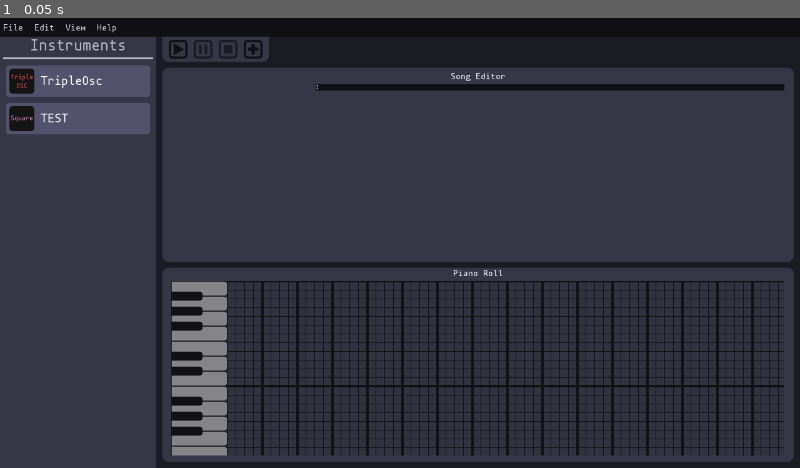
Above: before the commit, frame 1.
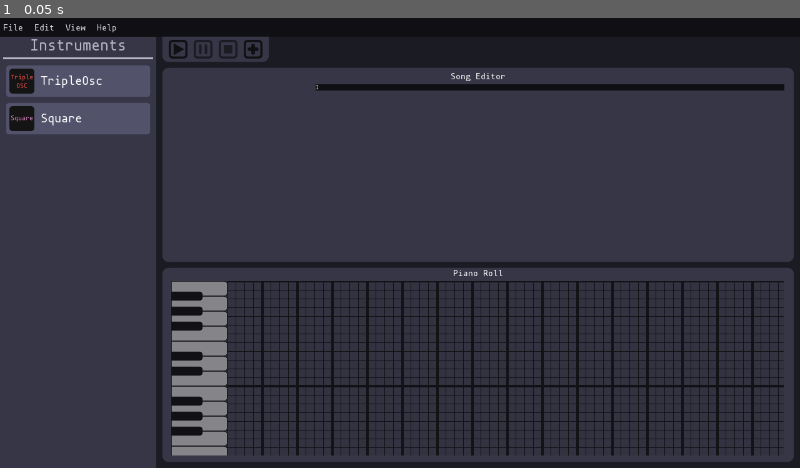
Above: after the commit, the same moment.

Repository: QuadCubedStudios/GoDAW
Game: Godot game, scene res://Main.tscn
The game is run twice, just before and just after one commit, with the same random seed, the same clock (stepped at 60 frames per second) and the same inputs.
Inputs:
- Up to frame 1 (0.05 s): no input

The runs differ from the first frame. In frame 1, less than 0.1% of the frame differs, in the area x 5-11%, y 21-24%.

Commit message:
Conflicts

Diff:
--- a/Instruments/TEST/instrument.gd
+++ b/Instruments/Square/instrument.gd
@@ -1,6 +1,6 @@
 extends Instrument
 
-func _init().("TEST"):
+func _init().("Square"):
 	pass
 
 func waveform(t, freq):
--- a/Main.gd
+++ b/Main.gd
@@ -37,20 +37,6 @@
 	Global.piano_roll.rect_position.y = ((OS.window_size.y-80)/2)+80
 	Global.piano_roll.rect_size.y = ((OS.window_size.y-80)/2)-10
 
-#	player.play()
-
-#func _process(delta):
-	time *= bpm/60.0
-#	var events:Array = pattern.get_next_events(time)
-#	for e in events:
-#		play_note(e) # TODO: notes don't play with accurate timing
-#
-#	if time > pattern.length: #simple loop
-#		time = 0
-#		pattern.last_poll_time = 0
-#
-
-
 func add_instrument(instrument_name: String, icon: Resource):
 	var new_instrument = Global.instrument.instance()
 	var center = CenterContainer.new()
Renamed: Instruments/TEST/Icon.png -> Instruments/Square/Icon.png
Not shown, changed: Instruments/Square/Icon.png.import
